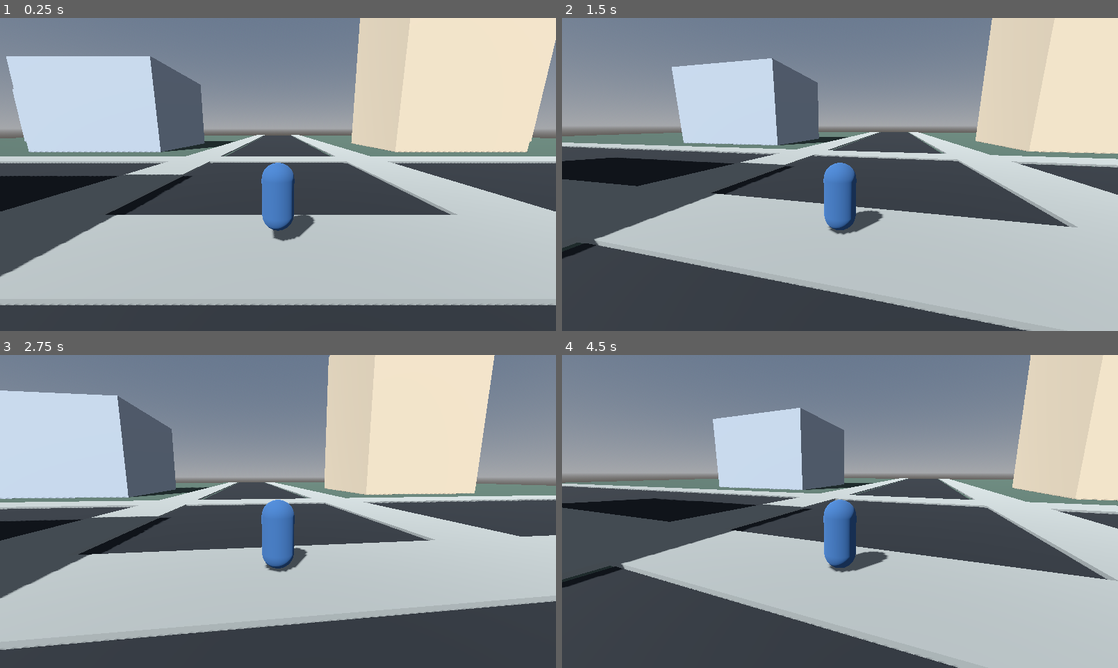
Above: before the commit, frames 1-4 (two rows, left to right).
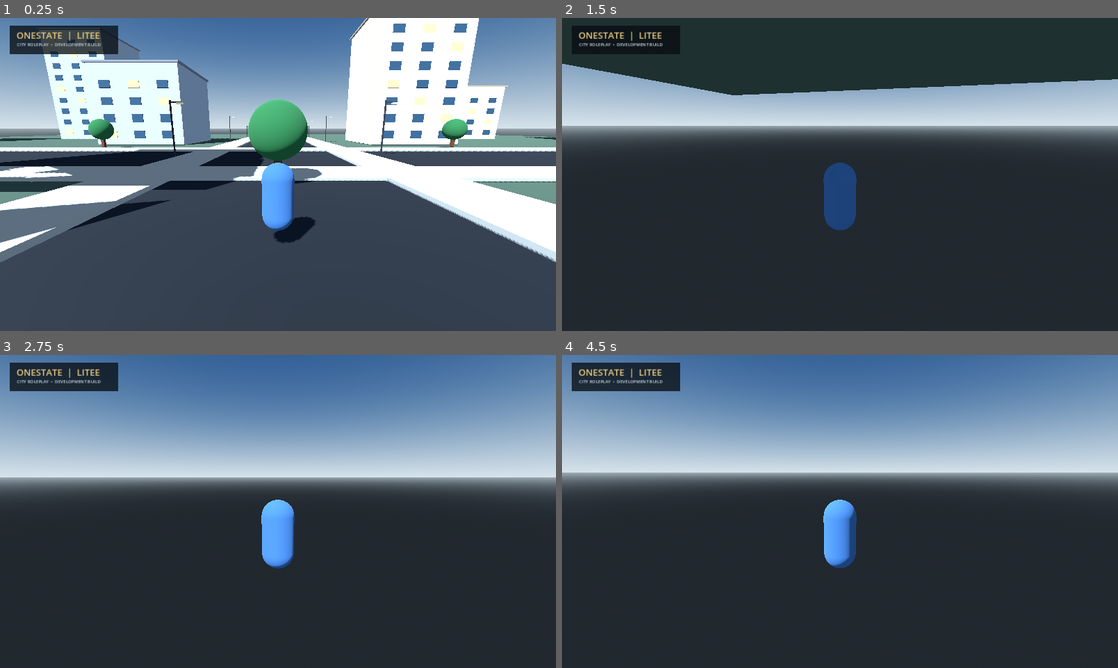
Above: after the commit, the same moments.

Repository: walid8769/Onestate-litee
Game: Godot game, scene res://scenes/main.tscn
The game is run twice, just before and just after one commit, with the same random seed, the same clock (stepped at 60 frames per second) and the same inputs.
Inputs (mouse positions are in pixels of both pictures, inside the frame that each line leads up to):
- Up to frame 1 (0.25 s): no input
- Up to frame 2 (1.5 s): move the mouse to (867, 174) at 0.52 s; click (867, 174) at 0.67 s; move the mouse to (812, 174) at 1.27 s; click (812, 174) at 1.42 s
- Up to frame 3 (2.75 s): move the mouse to (289, 505) at 2.02 s; click (289, 505) at 2.17 s
- Up to frame 4 (4.5 s): move the mouse to (834, 517) at 2.77 s; click (834, 517) at 2.92 s; tap Enter at 3.5 s; move the mouse to (878, 514) at 3.52 s; click (878, 514) at 3.67 s; tap Space at 4.25 s; move the mouse to (795, 508) at 4.27 s; click (795, 508) at 4.42 s

The runs differ from the first frame. In frame 1, 85% of the frame differs, in the area x 0-100%, y 0-92%; in frame 2, 86%; in frame 3, 82%; in frame 4, 88%, in the area x 0-100%, y 0-100%.

Commit message:
Expand city prototype with streetscape and mobile HUD

Diff:
--- a/godot/scripts/main.gd
+++ b/godot/scripts/main.gd
@@ -4,11 +4,12 @@
 
 func _ready() -> void:
 	_build_environment()
-	_build_city_block()
+	_build_city()
+	_build_hud()
 	var player := CharacterBody3D.new()
 	player.set_script(PLAYER_SCRIPT)
 	player.name = "Player"
-	player.position = Vector3(0, 1.2, 8)
+	player.position = Vector3(0, 1.2, 18)
 	add_child(player)
 
 func _build_environment() -> void:
@@ -16,55 +17,120 @@
 	var environment := Environment.new()
 	environment.background_mode = Environment.BG_SKY
 	environment.sky = Sky.new()
-	environment.sky.sky_material = ProceduralSkyMaterial.new()
+	var sky_material := ProceduralSkyMaterial.new()
+	sky_material.sky_top_color = Color(0.12, 0.25, 0.43)
+	sky_material.sky_horizon_color = Color(0.72, 0.79, 0.84)
+	sky_material.ground_bottom_color = Color(0.12, 0.14, 0.16)
+	sky_material.ground_horizon_color = Color(0.48, 0.53, 0.56)
+	environment.sky.sky_material = sky_material
 	environment.ambient_light_source = Environment.AMBIENT_SOURCE_COLOR
-	environment.ambient_light_color = Color(0.68, 0.73, 0.82)
-	environment.ambient_light_energy = 0.65
+	environment.ambient_light_color = Color(0.68, 0.75, 0.86)
+	environment.ambient_light_energy = 0.8
+	environment.tonemap_mode = Environment.TONE_MAPPER_FILMIC
 	world.environment = environment
 	add_child(world)
 
 	var sun := DirectionalLight3D.new()
 	sun.rotation_degrees = Vector3(-48, -32, 0)
-	sun.light_energy = 1.15
+	sun.light_energy = 1.25
 	sun.shadow_enabled = true
+	sun.directional_shadow_max_distance = 110.0
 	add_child(sun)
 
-func _build_city_block() -> void:
-	_make_box("Ground", Vector3(0, -0.25, 0), Vector3(180, 0.5, 180), Color(0.22, 0.28, 0.24))
-	_make_box("MainRoad", Vector3(0, 0.015, 0), Vector3(12, 0.03, 180), Color(0.10, 0.11, 0.12))
-	_make_box("CrossRoad", Vector3(0, 0.02, 0), Vector3(180, 0.04, 12), Color(0.10, 0.11, 0.12))
-	for z in [-1, 1]:
-		for x in [-1, 1]:
-			_make_box("Sidewalk", Vector3(x * 8.2, 0.08, 0), Vector3(3.8, 0.16, 180), Color(0.48, 0.49, 0.47))
-			_make_box("Sidewalk", Vector3(0, 0.08, z * 8.2), Vector3(180, 0.16, 3.8), Color(0.48, 0.49, 0.47))
-	var colors := [Color(0.56,0.59,0.61), Color(0.68,0.62,0.52), Color(0.43,0.50,0.56), Color(0.62,0.64,0.60)]
-	var positions := [
-		Vector3(-25,0,-25), Vector3(25,0,-25), Vector3(-25,0,25), Vector3(25,0,25),
-		Vector3(-52,0,-48), Vector3(52,0,-48), Vector3(-52,0,48), Vector3(52,0,48)
+func _build_city() -> void:
+	_make_visual_box("Ground", Vector3(0, -0.3, 0), Vector3(220, 0.5, 220), Color(0.19, 0.25, 0.21))
+	_make_visual_box("MainRoad", Vector3(0, 0.01, 0), Vector3(13, 0.08, 210), Color(0.075, 0.085, 0.095))
+	_make_visual_box("CrossRoad", Vector3(0, 0.02, 0), Vector3(210, 0.08, 13), Color(0.075, 0.085, 0.095))
+
+	for side in [-1.0, 1.0]:
+		_make_visual_box("Sidewalk", Vector3(side * 8.7, 0.12, 0), Vector3(4.2, 0.24, 210), Color(0.48, 0.50, 0.49))
+		_make_visual_box("Sidewalk", Vector3(0, 0.12, side * 8.7), Vector3(210, 0.24, 4.2), Color(0.48, 0.50, 0.49))
+
+	for z in range(-95, 100, 12):
+		_make_visual_box("LaneDash", Vector3(0, 0.07, float(z)), Vector3(0.16, 0.025, 5.2), Color(0.88, 0.82, 0.58))
+	for x in range(-95, 100, 12):
+		_make_visual_box("LaneDash", Vector3(float(x), 0.075, 0), Vector3(5.2, 0.025, 0.16), Color(0.88, 0.82, 0.58))
+
+	var building_positions := [
+		Vector3(-27, 0, -28), Vector3(27, 0, -28), Vector3(-27, 0, 28), Vector3(27, 0, 28),
+		Vector3(-58, 0, -52), Vector3(58, 0, -52), Vector3(-58, 0, 52), Vector3(58, 0, 52),
+		Vector3(-88, 0, -28), Vector3(88, 0, -28), Vector3(-88, 0, 28), Vector3(88, 0, 28)
 	]
-	for i in range(positions.size()):
-		var height := 12.0 + float((i * 7) % 4) * 5.0
-		_make_building("Building_%02d" % i, positions[i], Vector3(18, height, 18), colors[i % colors.size()])
+	var palettes := [Color(0.48, 0.53, 0.57), Color(0.64, 0.59, 0.50), Color(0.38, 0.46, 0.52), Color(0.66, 0.67, 0.63)]
+	for i in range(building_positions.size()):
+		var height := 15.0 + float((i * 7) % 5) * 5.0
+		_make_building("CityBuilding_%02d" % i, building_positions[i], Vector3(17, height, 17), palettes[i % palettes.size()], i)
 
-func _make_building(label: String, at: Vector3, dimensions: Vector3, color: Color) -> void:
-	_make_box(label, at + Vector3(0, dimensions.y * 0.5, 0), dimensions, color)
+	for z in range(-84, 90, 28):
+		_make_streetlight(Vector3(-11.2, 0, float(z)))
+		_make_streetlight(Vector3(11.2, 0, float(z)))
+	for x in range(-84, 90, 28):
+		_make_tree(Vector3(float(x), 0, -11.5))
+		_make_tree(Vector3(float(x), 0, 11.5))
 
-func _make_box(label: String, at: Vector3, dimensions: Vector3, color: Color) -> void:
-	var body := StaticBody3D.new()
-	body.name = label
-	body.position = at
+func _make_building(label: String, at: Vector3, dimensions: Vector3, color: Color, variant: int) -> void:
+	_make_visual_box(label, at + Vector3(0, dimensions.y * 0.5, 0), dimensions, color)
+	_make_visual_box(label + "_Roof", at + Vector3(0, dimensions.y + 0.18, 0), Vector3(dimensions.x + 0.7, 0.36, dimensions.z + 0.7), color.darkened(0.28))
+	var floors := int(dimensions.y / 3.2)
+	for floor_index in range(floors):
+		for column in range(3):
+			var wx := at.x - dimensions.x * 0.32 + float(column) * dimensions.x * 0.32
+			var wy := at.y + 2.0 + float(floor_index) * 3.1
+			var window_color := Color(0.12, 0.22, 0.29) if (floor_index + column + variant) % 4 != 0 else Color(0.78, 0.66, 0.39)
+			_make_visual_box("FacadeWindow", Vector3(wx, wy, at.z - dimensions.z * 0.505), Vector3(2.1, 1.45, 0.08), window_color)
+			_make_visual_box("FacadeWindow", Vector3(wx, wy, at.z + dimensions.z * 0.505), Vector3(2.1, 1.45, 0.08), window_color)
+	_make_visual_box(label + "_Entrance", Vector3(at.x, 1.15, at.z - dimensions.z * 0.512), Vector3(2.0, 2.3, 0.1), Color(0.10, 0.15, 0.19))
+
+func _make_streetlight(at: Vector3) -> void:
+	_make_visual_box("LampPost", at + Vector3(0, 3.0, 0), Vector3(0.13, 6.0, 0.13), Color(0.12, 0.14, 0.16))
+	_make_visual_box("LampArm", at + Vector3(0.55, 5.8, 0), Vector3(1.2, 0.12, 0.12), Color(0.12, 0.14, 0.16))
+	_make_visual_box("LampHead", at + Vector3(1.0, 5.68, 0), Vector3(0.65, 0.16, 0.38), Color(0.92, 0.82, 0.58))
+
+func _make_tree(at: Vector3) -> void:
+	_make_visual_box("TreeTrunk", at + Vector3(0, 1.2, 0), Vector3(0.42, 2.4, 0.42), Color(0.27, 0.18, 0.12))
+	var crown := MeshInstance3D.new()
+	var sphere := SphereMesh.new()
+	sphere.radius = 1.6
+	sphere.height = 3.2
+	crown.mesh = sphere
+	var material := StandardMaterial3D.new()
+	material.albedo_color = Color(0.13, 0.32, 0.19)
+	material.roughness = 1.0
+	crown.material_override = material
+	crown.position = at + Vector3(0, 3.0, 0)
+	add_child(crown)
+
+func _make_visual_box(label: String, at: Vector3, dimensions: Vector3, color: Color) -> void:
 	var mesh := MeshInstance3D.new()
+	mesh.name = label
 	var box := BoxMesh.new()
 	box.size = dimensions
 	mesh.mesh = box
 	var material := StandardMaterial3D.new()
 	material.albedo_color = color
-	material.roughness = 0.88
+	material.roughness = 0.82
 	mesh.material_override = material
-	body.add_child(mesh)
-	var collider := CollisionShape3D.new()
-	var shape := BoxShape3D.new()
-	shape.size = dimensions
-	collider.shape = shape
-	body.add_child(collider)
-	add_child(body)
+	mesh.position = at
+	add_child(mesh)
+
+func _build_hud() -> void:
+	var layer := CanvasLayer.new()
+	layer.name = "GameHUD"
+	add_child(layer)
+	var panel := ColorRect.new()
+	panel.position = Vector2(22, 18)
+	panel.size = Vector2(250, 66)
+	panel.color = Color(0.035, 0.055, 0.075, 0.78)
+	layer.add_child(panel)
+	var title := Label.new()
+	title.text = "ONESTATE  |  LITEE"
+	title.position = Vector2(38, 25)
+	title.add_theme_font_size_override("font_size", 21)
+	title.add_theme_color_override("font_color", Color(0.91, 0.79, 0.49))
+	layer.add_child(title)
+	var subtitle := Label.new()
+	subtitle.text = "CITY ROLEPLAY  •  DEVELOPMENT BUILD"
+	subtitle.position = Vector2(39, 53)
+	subtitle.add_theme_font_size_override("font_size", 10)
+	subtitle.add_theme_color_override("font_color", Color(0.82, 0.87, 0.91))
+	layer.add_child(subtitle)
